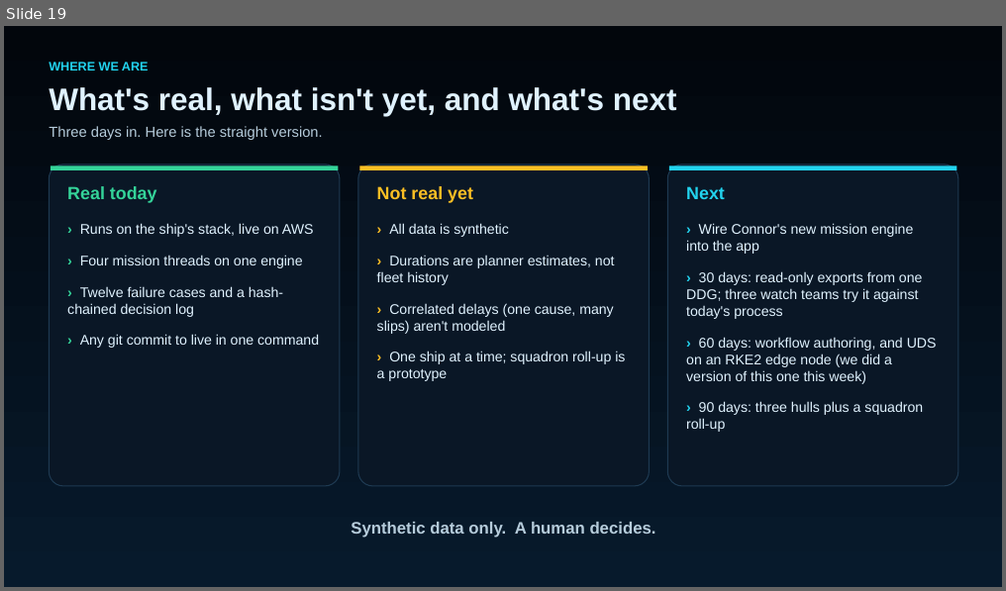
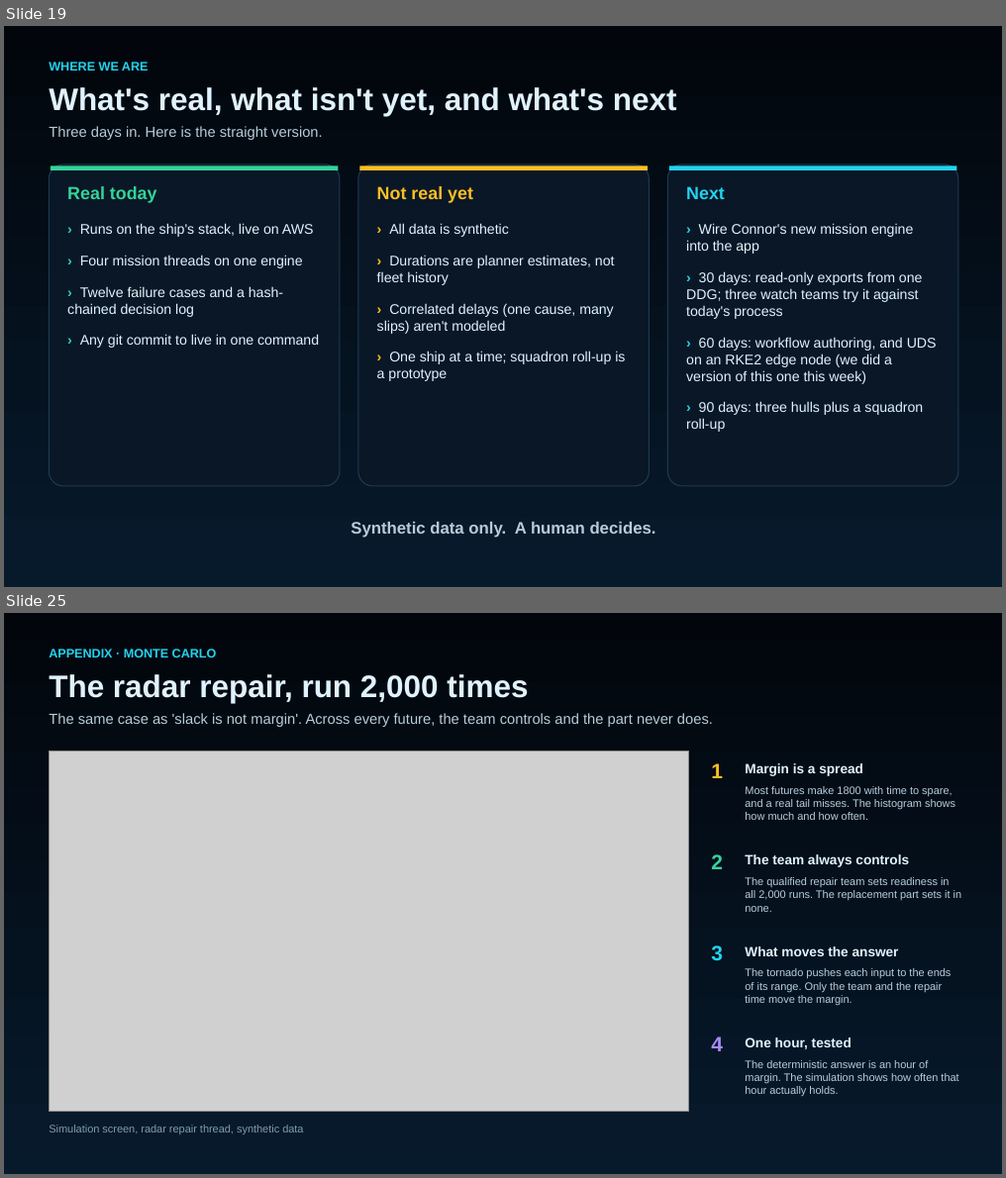
Before and after one commit to bschumacher-uncomn/HAWSIR, a slide deck: docs/slides/HAWSIR_this_week.pptx. Shown one above the other, each under a label of ours: slide 19 before the commit, slides 19 and 25 after it; the slides between them are not shown. The pictures are 1006x591 and 1006x1178 pixels, drawn with LibreOffice and Linux fonts; fonts in the diff are those of the drawing; grey boxes stand for pictures. Boxes give left, top, right and bottom in pixels: in the first picture for what was removed or moved away, otherwise in the second. Text is boxed around its words. In the diff, an @@ line names an element or a change of style, - is before the commit and + after.

Commit message:
Deck: appendix of app screenshots (fleet globe, what-if, Monte Carlo, horizon, theater, other threads)

```diff
--- a/docs/slides/HAWSIR_this_week.pptx
+++ b/docs/slides/HAWSIR_this_week.pptx
@@ slide 25 added at box(4, 613, 1002, 1174), background #FFFFFF @@
@@ rectangle added at box(4, 613, 1002, 1174), fill gradient #071A2C to #02060C @@
@@ text added at box(49, 649, 217, 658), 12 pt, text #22D3EE, bold @@
+APPENDIX · MONTE CARLO
@@ text added at box(49, 674, 528, 703), 30 pt, text #E0F2FE, bold @@
+The radar repair, run 2,000 times
@@ text added at box(49, 713, 713, 727), 14 pt, text #B6CCDB @@
+The same case as 'slack is not margin'. Across every future, the team controls and the part never does.
@@ picture added at box(49, 752, 689, 1112) @@
@@ text added at box(711, 763, 723, 778), 20 pt, text #FBBF24, bold @@
+1
@@ text added at box(745, 763, 863, 776), 13 pt, text #E0F2FE, bold @@
+Margin is a spread
@@ text added at box(745, 786, 955, 820), 10.5 pt, text #B6CCDB @@
+Most futures make 1800 with time to spare, and a real tail misses. The histogram shows how much and how often.
@@ text added at box(711, 855, 723, 869), 20 pt, text #34D399, bold @@
+2
@@ text added at box(745, 855, 909, 867), 13 pt, text #E0F2FE, bold @@
+The team always controls
@@ text added at box(745, 877, 962, 912), 10.5 pt, text #B6CCDB @@
+The qualified repair team sets readiness in all 2,000 runs. The replacement part sets it in none.
@@ text added at box(711, 946, 723, 961), 20 pt, text #22D3EE, bold @@
+3
@@ text added at box(745, 947, 899, 957), 13 pt, text #E0F2FE, bold @@
+What moves the answer
@@ text added at box(745, 968, 951, 1005), 10.5 pt, text #B6CCDB @@
+The tornado pushes each input to the ends of its range. Only the team and the repair time move the margin.
@@ text added at box(711, 1037, 723, 1052), 20 pt, text #A78BFA, bold @@
+4
@@ text added at box(745, 1038, 851, 1050), 13 pt, text #E0F2FE, bold @@
+One hour, tested
@@ text added at box(745, 1060, 958, 1096), 10.5 pt, text #B6CCDB @@
+The deterministic answer is an hour of margin. The simulation shows how often that hour actually holds.
@@ text added at box(49, 1125, 303, 1135), 10.5 pt, text #7F9CB3 @@
+Simulation screen, radar repair thread, synthetic data
```
Also in this commit, not shown: 8 other slides added, 3 other files.
